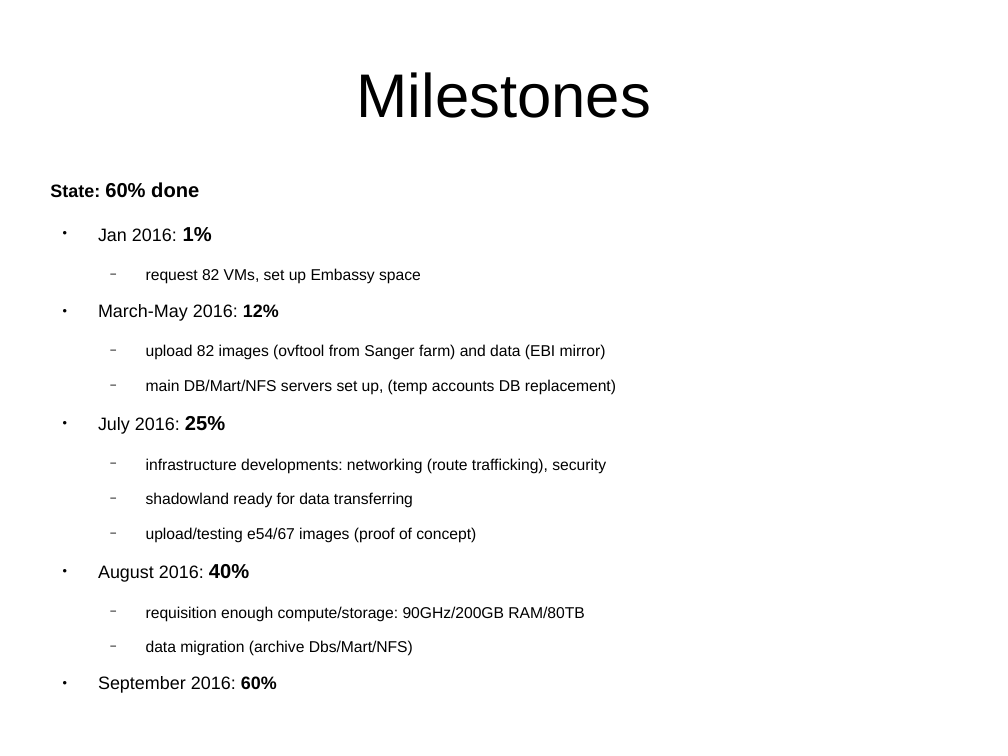
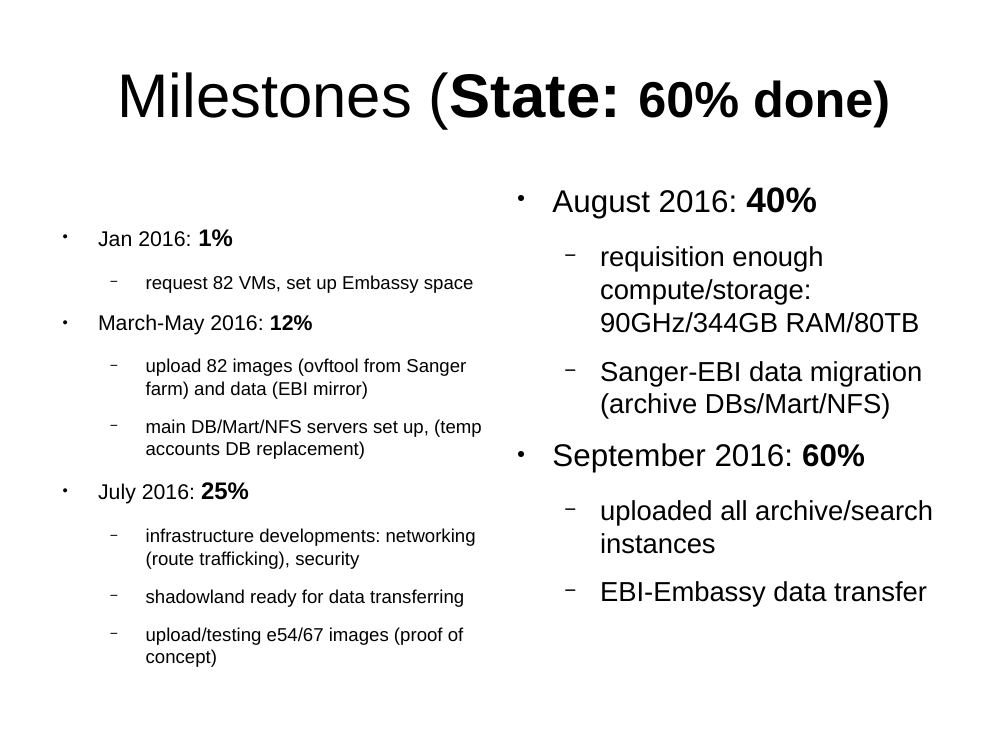
Before and after one commit to avullo/ensembl-migration-pm, a slide deck: slide 20 of data-review-10-16/talk.odp (slide 19 before the commit). Drawn at 1008x756 pixels with LibreOffice and Linux fonts; fonts in the diff are those of the drawing; background and template pictures are left out. Boxes give left, top, right and bottom in pixels: in the first picture for what was removed or moved away, otherwise in the second. Text is boxed around its words. In the diff, an @@ line names an element or a change of style, - is before the commit and + after.

Commit message:
Updates plus data review slides and Andy's presentation.

```diff
--- a/data-review-10-16/talk.odp
+++ b/data-review-10-16/talk.odp
@@ title at [118,72,890,129]: text changed; bold on @@
-Milestones
+Milestones (State: 60% done)
@@ text "Jan 2016: 1%" at [98,229,482,667]: size 12.8 to 15.2 pt in "Jan 2016:", "March-May 2016: 12%", "July 2016:"; size 14.4 to 17.1 pt in "1%", "25%"; size 11.2 to 13.3 pt in "request 82 VMs, set up Embassy space", "upload 82 images (ovftool from Sanger farm) ...", "main DB/Mart/NFS servers set up, (temp accounts ...", "infrastructure developments: networking (route trafficking), ..." and 2 more places @@
@@ text at [50,182,199,198]: paragraph removed @@
-State: 60% done
@@ text added at [552,187,933,607], 19.6 pt, text #000000 @@
+● August 2016: 40%
+  − requisition enough compute/storage: 90GHz/344GB RAM/80TB
+  − Sanger-EBI data migration (archive DBs/Mart/NFS)
+● September 2016: 60%
+  − uploaded all archive/search instances
+  − EBI-Embassy data transfer
@@ text at [98,564,584,693]: paragraphs removed @@
-● August 2016: 40%
-  − requisition enough compute/storage: 90GHz/200GB RAM/80TB
-  − data migration (archive Dbs/Mart/NFS)
-● September 2016: 60%
```
Also in this commit, not shown: 7 other slides changed, 1 slide added, 7 other files.
